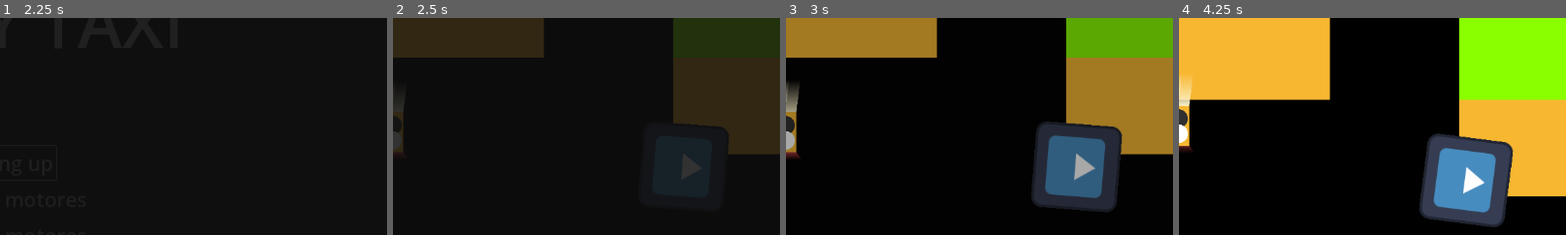
Above: before the commit, frames 1-4 (left to right).
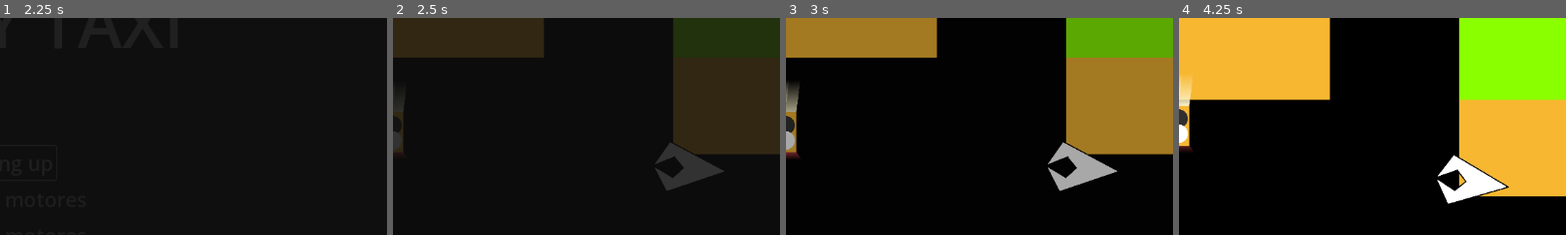
Above: after the commit, the same moments.

Repository: ManuelOteroFernandez/MurallaJam
Game: Godot game, scene res://SceneManager/SceneManager.tscn
The game is run twice, just before and just after one commit, with the same random seed, the same clock (stepped at 60 frames per second) and the same inputs. The engine's default icon, where the game draws it, is replaced by a stand-in: a white triangle on a blue panel in a dark square.
Inputs:
- Up to frame 1 (2.25 s): hold D (turn-right) 0.53-1.25 s; click "Gearing up" at 1.25 s; hold S (reverse) from 2.03 s (still down)
- Up to frame 2 (2.5 s): keep holding S (reverse)
- Up to frame 3 (3 s): release S (reverse) at 2.78 s; hold D (turn-right) from 2.78 s (still down)
- Up to frame 4 (4.25 s): release D (turn-right) at 3.53 s; hold W (accelerate) from 3.53 s (still down)
The pictures show only the part of the screen within x 50-100%, y 21-71%; the shares and areas given below are measured in that part.

Frame 1 is identical in both runs. In frame 2, 4.5% of the frame differs, in the area x 66-87%, y 48-83%; in frame 3, 8.4%; in frame 4, 8.5%, in the area x 61-87%, y 53-97%.

Commit message:
TomTom arrow

Diff:
--- a/Interactables/TomTom.tscn
+++ b/Interactables/TomTom.tscn
@@ -1,7 +1,7 @@
 [gd_scene load_steps=4 format=3 uid="uid://dgugfqw60luao"]
 
-[ext_resource type="Texture2D" uid="uid://cjj2c02vbnjgj" path="res://icon.svg" id="1_0m4gm"]
 [ext_resource type="Script" uid="uid://c7fkjevgtri3p" path="res://Interactables/tom_tom.gd" id="1_dn2bs"]
+[ext_resource type="Texture2D" uid="uid://dfplxrw0jlx5b" path="res://Interactables/arrow.png" id="2_dn2bs"]
 
 [sub_resource type="Curve" id="Curve_dn2bs"]
 _data = [Vector2(0.103387, 0), 0.0, 0.0, 0, 0, Vector2(0.247772, 1), 0.0, 0.0, 0, 0, Vector2(0.479501, 0), 0.0, 0.0, 0, 0, Vector2(0.524064, 0), 0.0, 0.0, 0, 0, Vector2(0.750446, 1), 0.0, 0.0, 0, 0, Vector2(0.934046, 0), 0.0, 0.0, 0, 0]
@@ -17,6 +17,7 @@
 grow_vertical = 2
 script = ExtResource("1_dn2bs")
 curve = SubResource("Curve_dn2bs")
+metadata/_edit_vertical_guides_ = [577.0]
 
 [node name="Control" type="Control" parent="."]
 layout_mode = 1
@@ -35,10 +36,11 @@
 anchor_top = 0.5
 anchor_right = 0.5
 anchor_bottom = 0.5
-offset_left = -64.0
-offset_top = -300.0
-offset_right = 64.0
-offset_bottom = -172.0
+offset_left = -37.0
+offset_top = -312.0
+offset_right = 117.0
+offset_bottom = -92.0
 grow_horizontal = 2
 grow_vertical = 2
-texture = ExtResource("1_0m4gm")
+scale = Vector2(0.5, 0.5)
+texture = ExtResource("2_dn2bs")
Binary file added: Interactables/arrow.png
Not shown, added: Interactables/arrow.png.import
